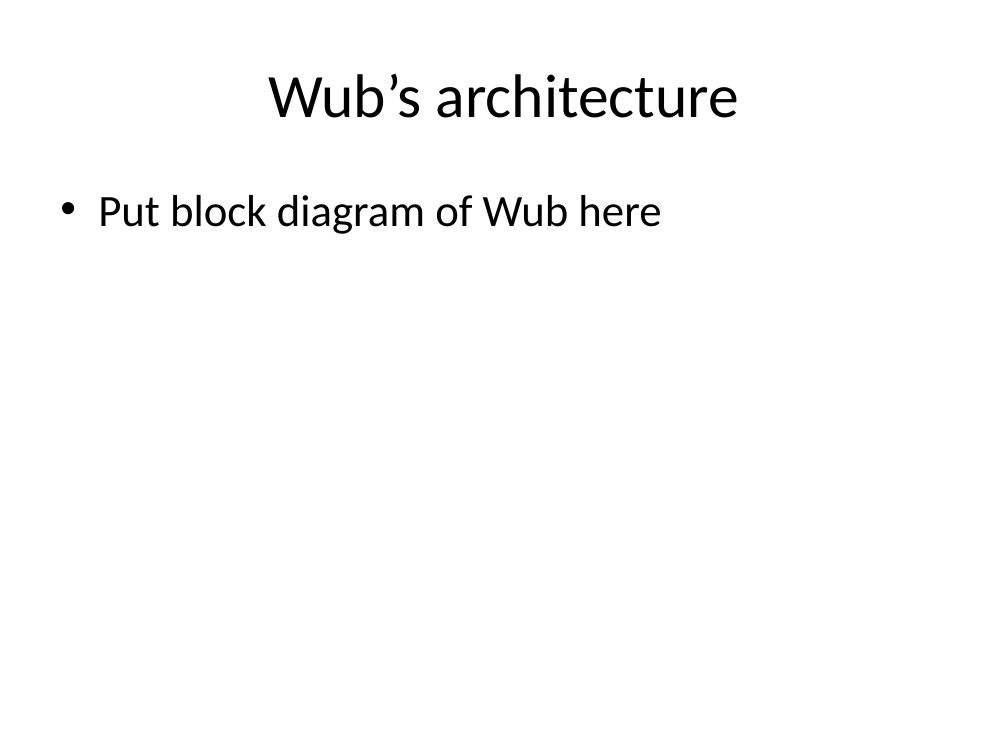
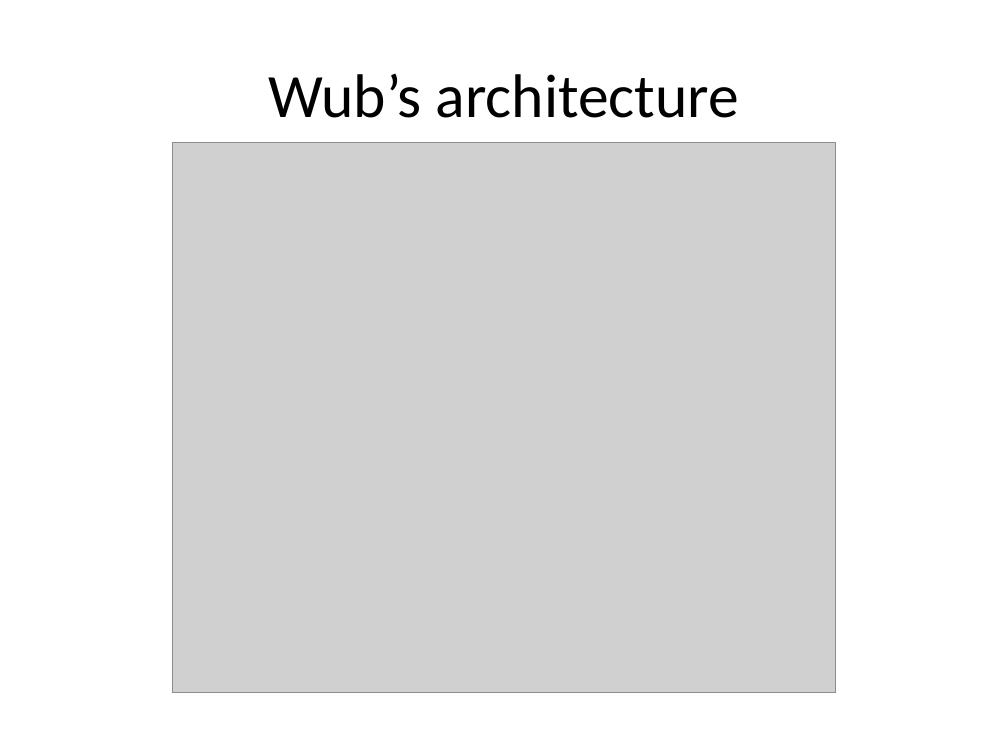
Before and after one commit to jdc8/wubwikit, a slide deck: slide 8 of wubexamples/Lets_Wub.pptx (slide 7 before the commit). Drawn at 1008x756 pixels with LibreOffice and Linux fonts; fonts in the diff are those of the drawing; grey boxes stand for pictures; background and template pictures are left out. Boxes give left, top, right and bottom in pixels: in the first picture for what was removed or moved away, otherwise in the second. Text is boxed around its words. In the diff, an @@ line names an element or a change of style, - is before the commit and + after.

```diff
--- a/wubexamples/Lets_Wub.pptx
+++ b/wubexamples/Lets_Wub.pptx
@@ picture added at (172, 143, 836, 692) @@
@@ text removed at (98, 195, 661, 234) @@
-• Put block diagram of Wub here
```
Also in this commit, not shown: 3 other slides changed, 3 slides added.
